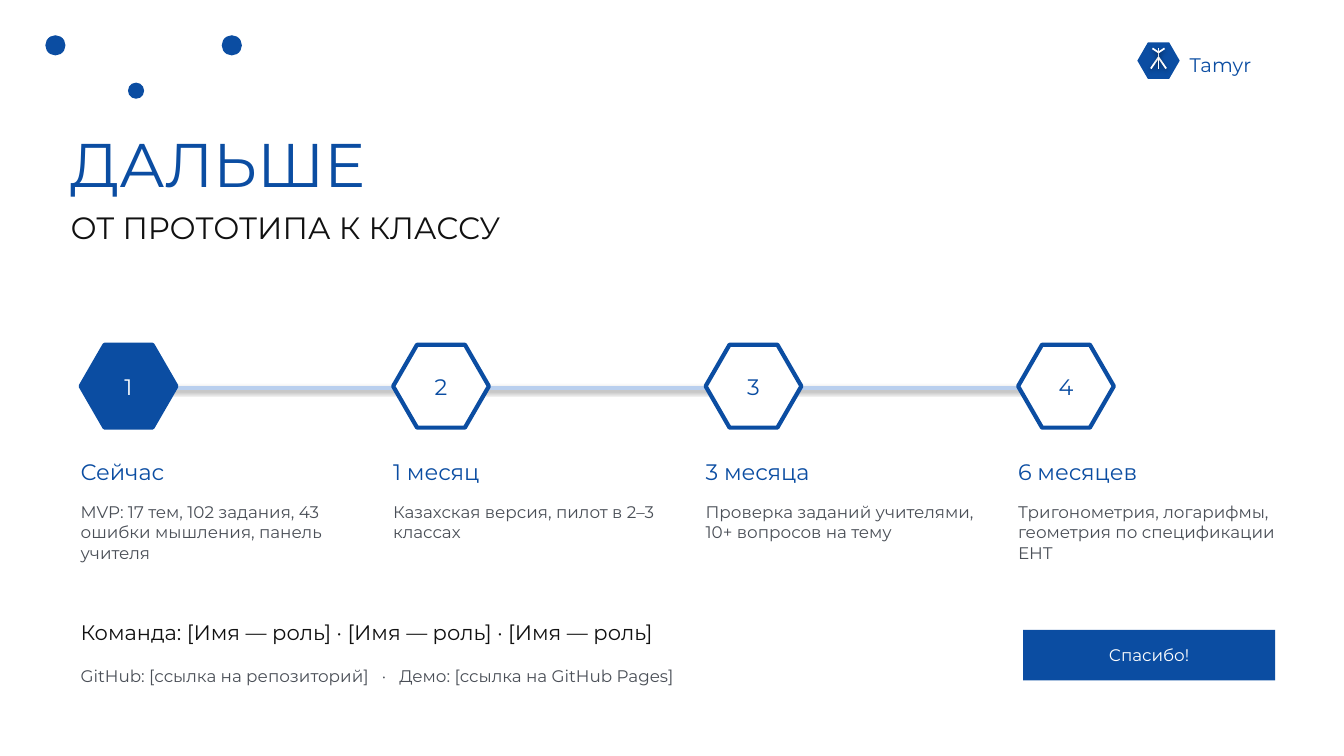
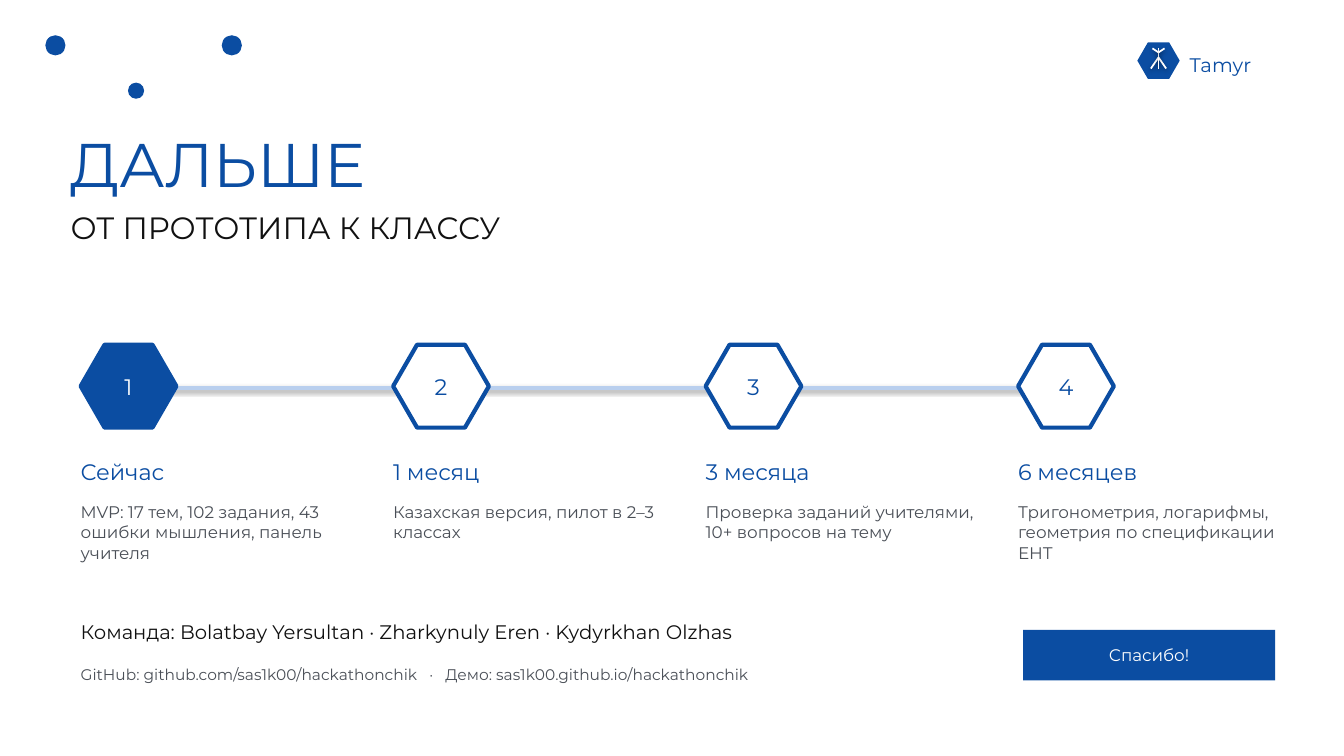
Before and after one commit to sas1k00/hackathonchik, a slide deck: slide 11 of docs/Tamyr_VentureHack2026.pptx. Drawn at 1344x756 pixels with LibreOffice and Linux fonts; fonts in the diff are those of the drawing; background and template pictures are left out. Boxes give left, top, right and bottom in pixels: in the first picture for what was removed or moved away, otherwise in the second. Text is boxed around its words. In the diff, an @@ line names an element or a change of style, - is before the commit and + after.

```diff
--- a/docs/Tamyr_VentureHack2026.pptx
+++ b/docs/Tamyr_VentureHack2026.pptx
@@ text at bbox=[81, 624, 732, 643]: text changed; size 15 to 14 pt @@
-Команда: [Имя — роль] · [Имя — роль] · [Имя — роль]
+Команда: Bolatbay Yersultan · Zharkynuly Eren · Kydyrkhan Olzhas
@@ text at bbox=[81, 667, 748, 683]: text changed; size 12 to 11 pt @@
-GitHub: [ссылка на репозиторий] · Демо: [ссылка на GitHub Pages]
+GitHub: github.com/sas1k00/hackathonchik · Демо: sas1k00.github.io/hackathonchik
```
Also in this commit, not shown: 2 other files.
